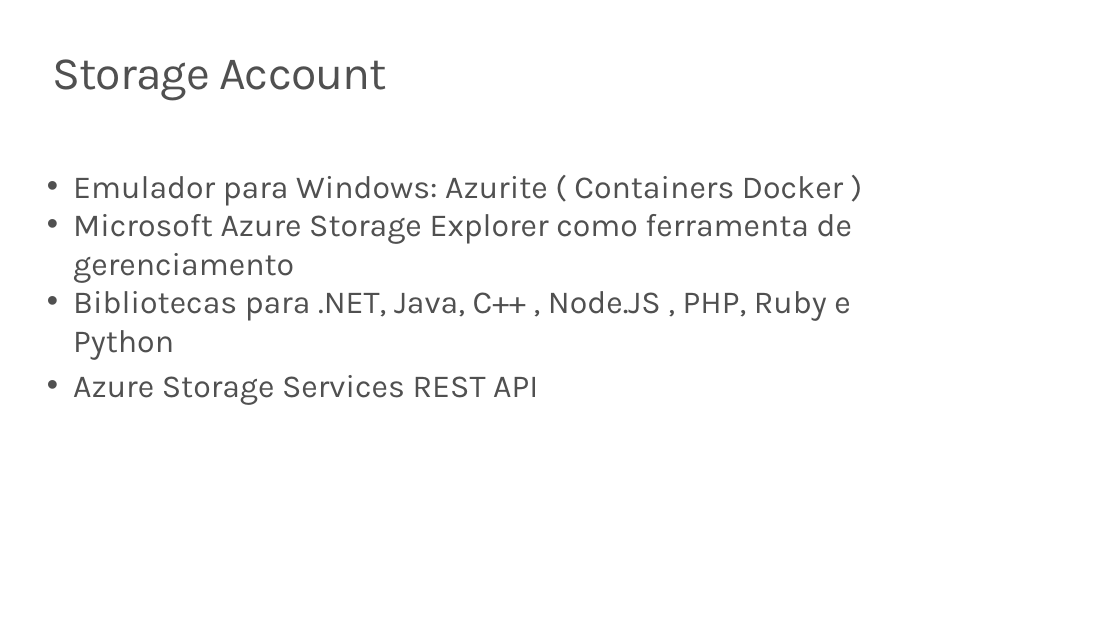
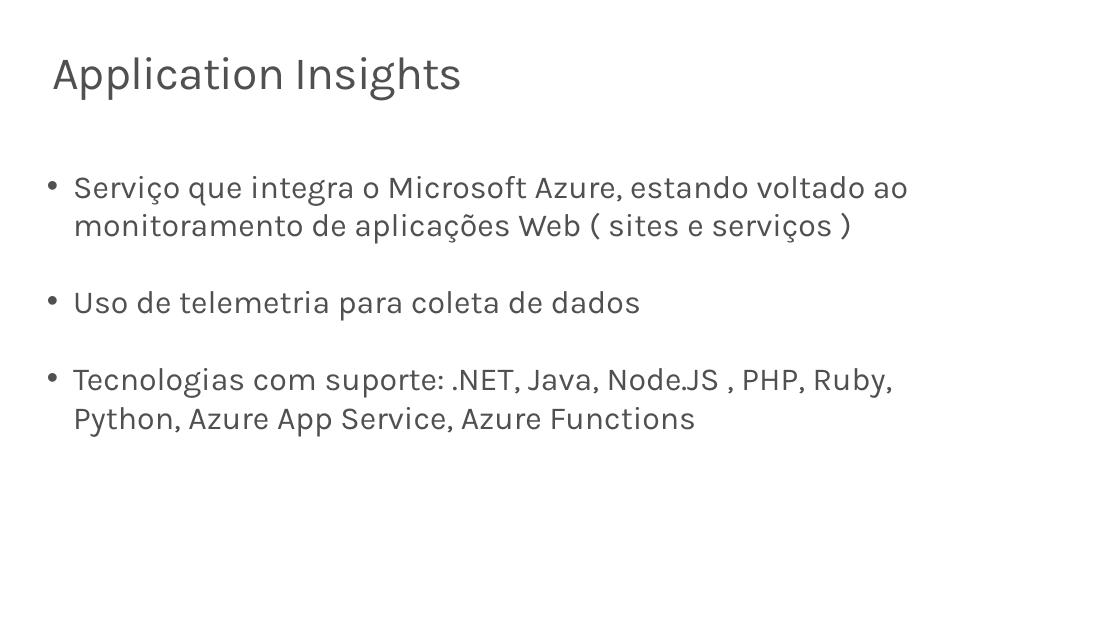
Before and after one commit to rogeriorrodrigues/AzureForDevelopers, a slide deck: slide 4 of Aula 3/Aula 03 - Azure App Services.pptx (slide 7 before the commit). Drawn at 1120x630 pixels with LibreOffice and Linux fonts; fonts in the diff are those of the drawing. Boxes give left, top, right and bottom in pixels: in the first picture for what was removed or moved away, otherwise in the second. Text is boxed around its words. In the diff, an @@ line names an element or a change of style, - is before the commit and + after.

```diff
--- a/Aula 3/Aula 03 - Azure App Services.pptx
+++ b/Aula 3/Aula 03 - Azure App Services.pptx
@@ text at bbox=[52, 57, 463, 99]: text changed @@
-Storage Account
+Application Insights
@@ text at bbox=[73, 176, 908, 437]: text changed @@
-• Emulador para Windows: Azurite ( Containers Docker )
-• Microsoft Azure Storage Explorer como ferramenta de gerenciamento
-• Bibliotecas para .NET, Java, C++ , Node.JS , PHP, Ruby e Python
-• Azure Storage Services REST API
+• Serviço que integra o Microsoft Azure, estando voltado ao monitoramento de aplicações Web ( sites e serviços )
+• Uso de telemetria para coleta de dados
+• Tecnologias com suporte: .NET, Java, Node.JS , PHP, Ruby, Python, Azure App Service, Azure Functions
```
Also in this commit, not shown: 2 other slides changed, 1 slide added, 5 slides removed, 6 other files.
